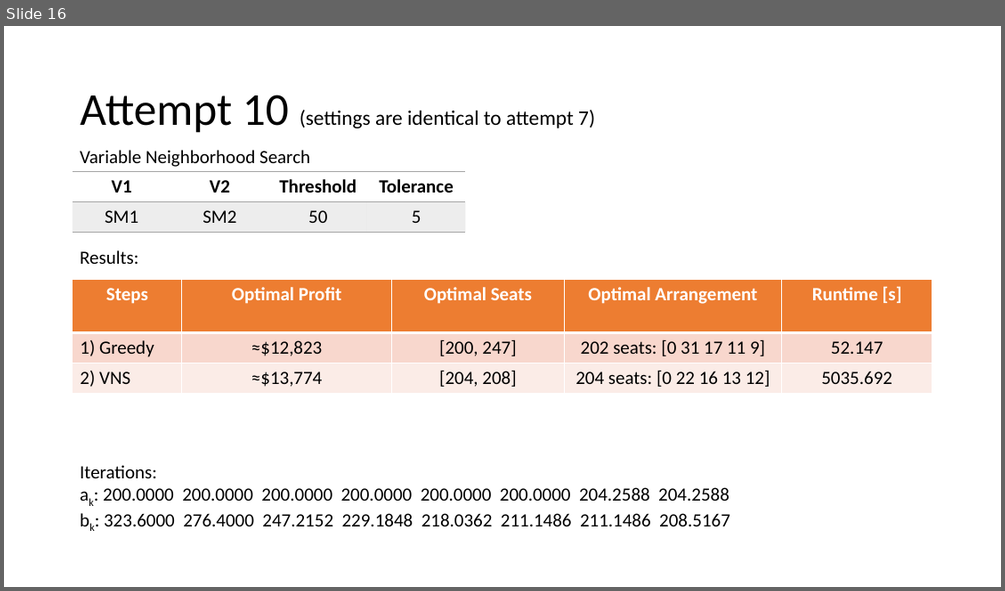
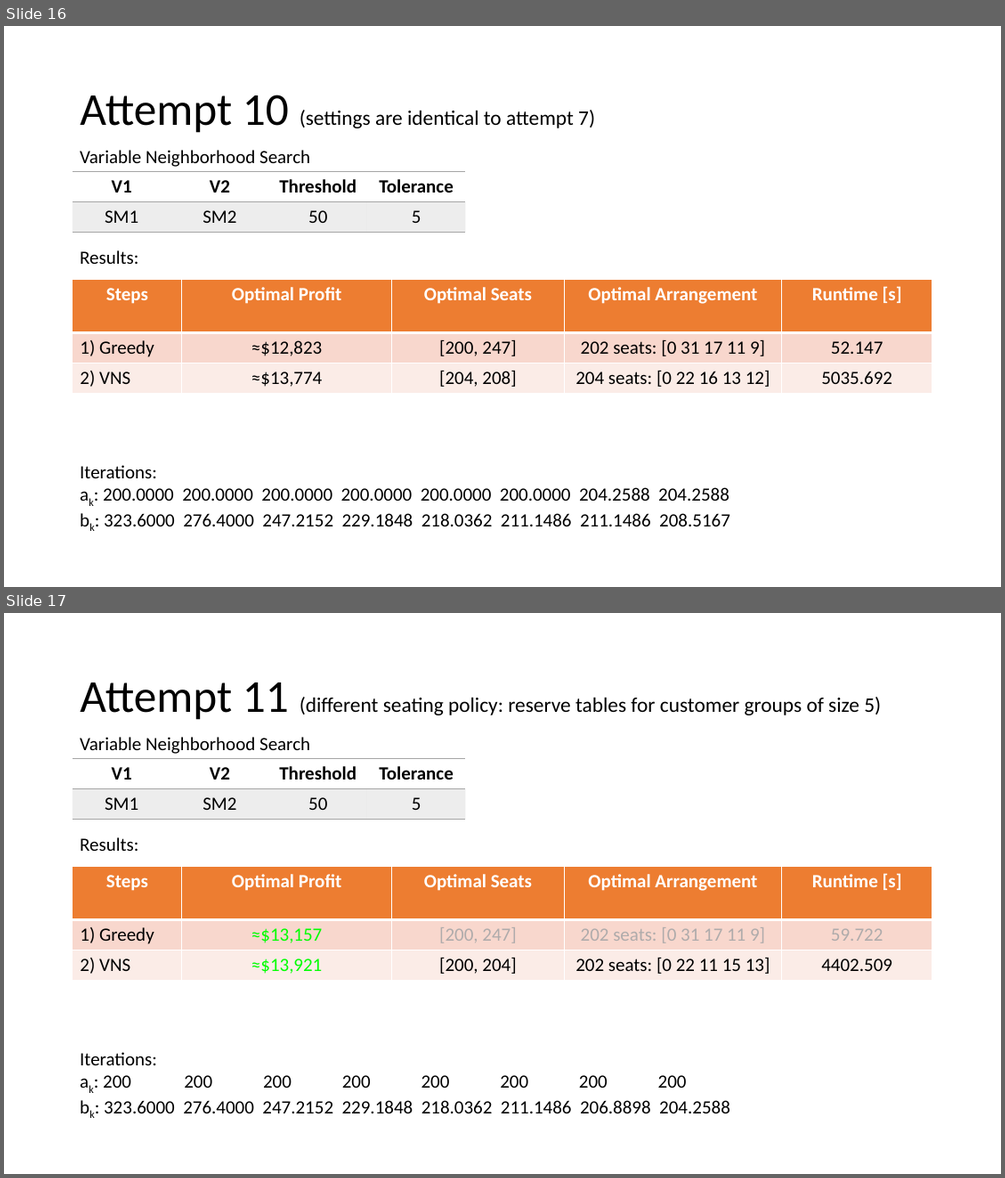
Before and after one commit to parkjan4/OptSim, a slide deck: Optimization Tests.pptx. Shown one above the other, each under a label of ours: slide 16 before the commit, slides 16 and 17 after it. The pictures are 1005x591 and 1005x1178 pixels, drawn with LibreOffice and Linux fonts; fonts in the diff are those of the drawing. Boxes give left, top, right and bottom in pixels: in the first picture for what was removed or moved away, otherwise in the second. Text is boxed around its words. In the diff, an @@ line names an element or a change of style, - is before the commit and + after.

Commit message:
some results

```diff
--- a/Optimization Tests.pptx
+++ b/Optimization Tests.pptx
@@ slide 17 added at [4,613,1001,1174], background #FFFFFF @@
@@ title added at [80,682,881,720], 20 pt, text #000000 @@
+Attempt 11 (different seating policy: reserve tables for customer groups of size 5)
@@ text added at [80,737,310,754], 18 pt, text #000000 @@
+Variable Neighborhood Search
@@ table added at [73,759,465,819], 2 rows, 4 columns @@
+V1 | V2 | Threshold | Tolerance
+SM1 | SM2 | 50 | 5
@@ text added at [80,837,138,851], 18 pt, text #000000 @@
+Results:
@@ table added at [73,867,933,980], 3 rows, 5 columns @@
+Steps | Optimal Profit | Optimal Seats | Optimal Arrangement | Runtime [s]
+1) Greedy | ≈$13,157 | [200, 247] | 202 seats: [0 31 17 11 9] | 59.722
+2) VNS | ≈$13,921 | [200, 204] | 202 seats: [0 22 11 15 13] | 4402.509
@@ text added at [80,1052,730,1113], 18 pt, text #000000 @@
+Iterations:
+ak: 200 200 200 200 200 200 200 200
+bk: 323.6000 276.4000 247.2152 229.1848 218.0362 211.1486 206.8898 204.2588
```
Also in this commit, not shown: 12 other files.
